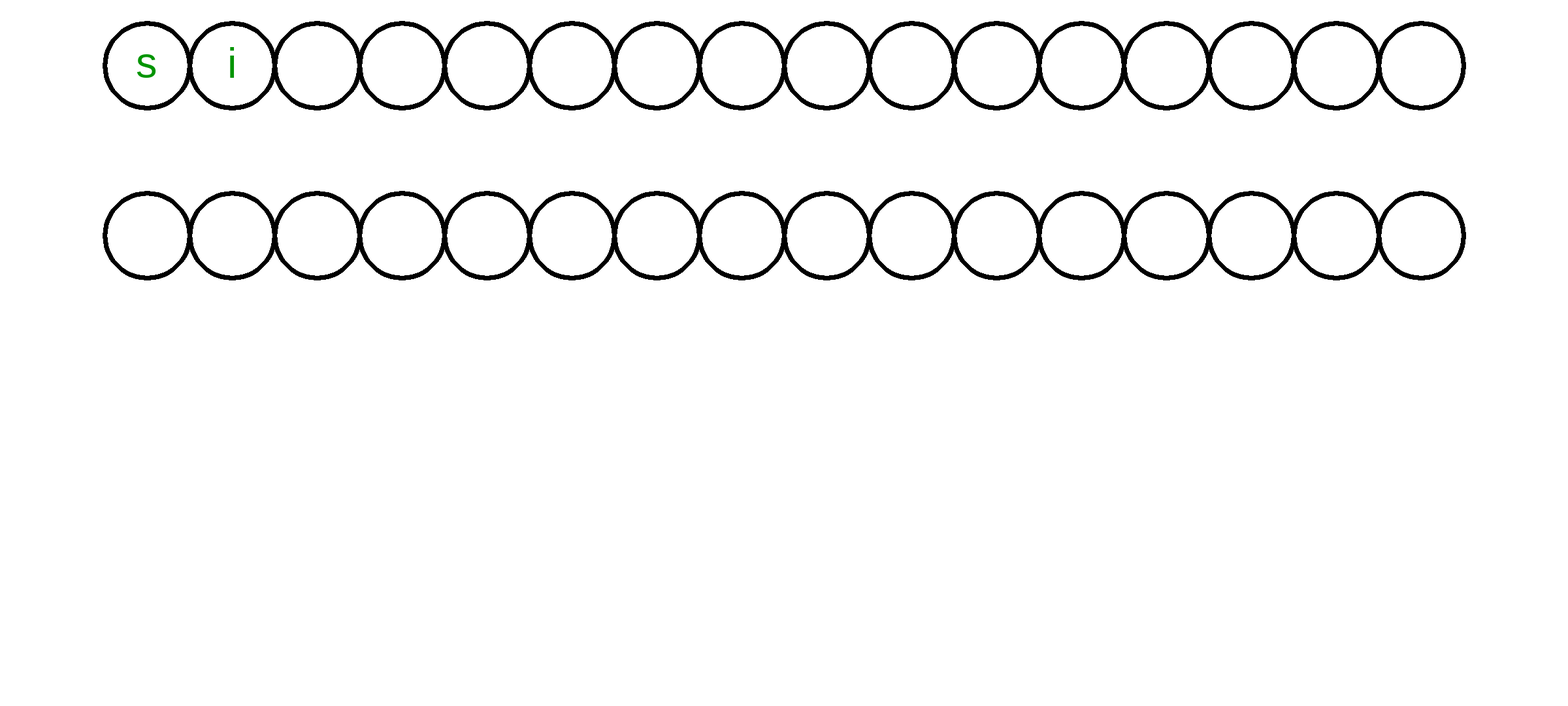
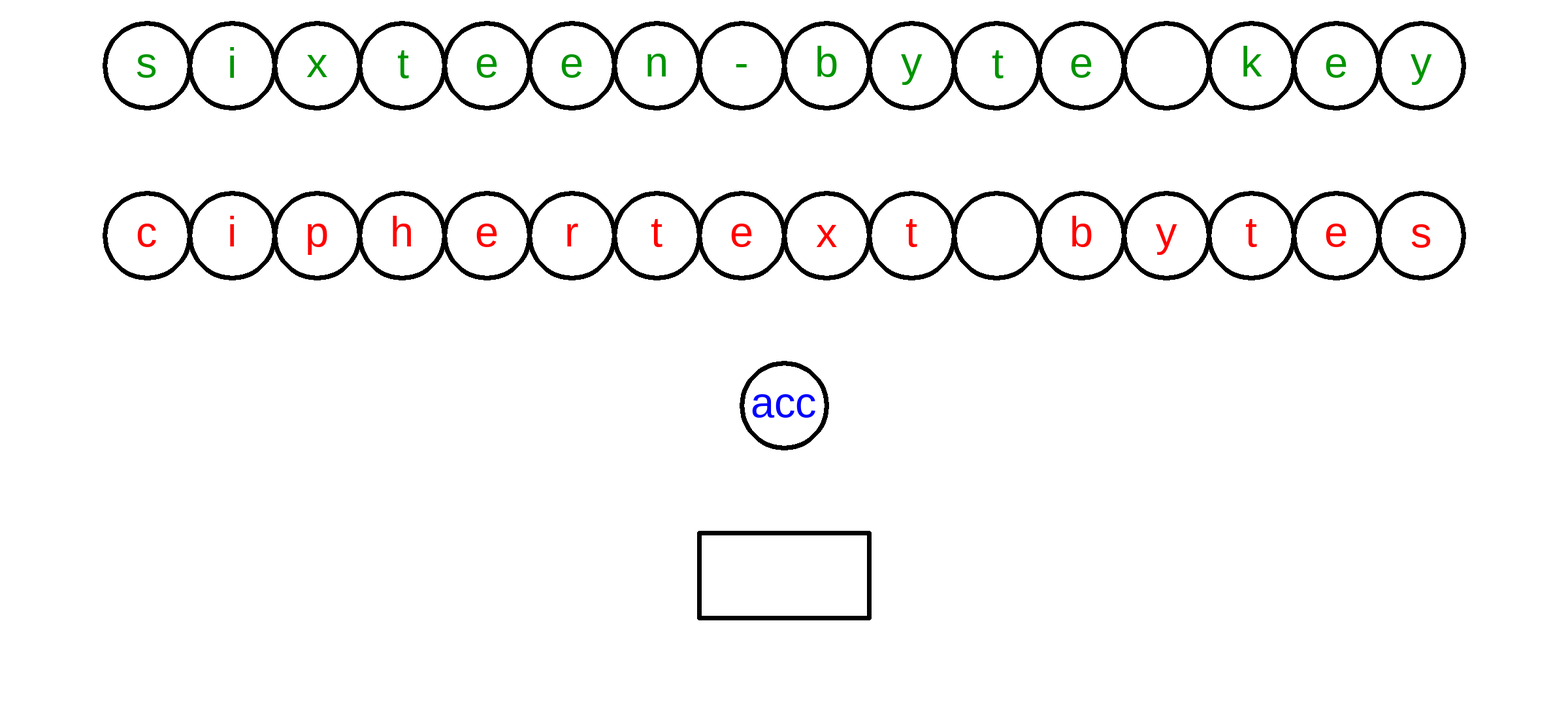
Comparing the layer stacks of the two 1568x706 images. Changes:
added layer "e #3" above "e #2" over [1325, 54, 1347, 78]
added layer "e #2" above "e #1" over [1070, 54, 1092, 78]
added layer "e #1" above "k" over [561, 54, 583, 78]
added layer "k" above "y #1" over [1243, 45, 1263, 77]
added layer "y #1" above "y" over [1410, 54, 1433, 85]
added layer "y" above "b" over [900, 54, 923, 85]
added layer "b" above "-" over [817, 45, 837, 78]
added layer "n" above "e" over [647, 53, 666, 77]
added layer "e" above "t #1" over [476, 54, 498, 78]
added layer "t #1" above "t" over [991, 50, 1004, 79]
added layer "x" above "t #4" over [306, 54, 328, 78]
added layer "y #2" above "b #1" over [1155, 224, 1178, 255]
added layer "b #1" above "x #1" over [1072, 215, 1092, 247]
added layer "x #1" above "s #1" over [816, 224, 837, 247]
added layer "s #1" above "e #6" over [1411, 224, 1431, 248]
added layer "e #6" above "e #5" over [1325, 223, 1347, 247]
added layer "e #5" above "e #4" over [731, 223, 752, 247]
added layer "e #4" above "h" over [476, 223, 498, 247]
added layer "h" above "p" over [392, 215, 411, 247]
added layer "p" above "i #1" over [307, 223, 328, 255]
added layer "c" above "acc" over [137, 223, 157, 247]
added layer "acc" above "Drawing" over [751, 393, 816, 418]
painted on "Drawing" over [697, 360, 872, 621]
painted on "Background" over [699, 362, 870, 619]
…and 7 more changes (7 added)
